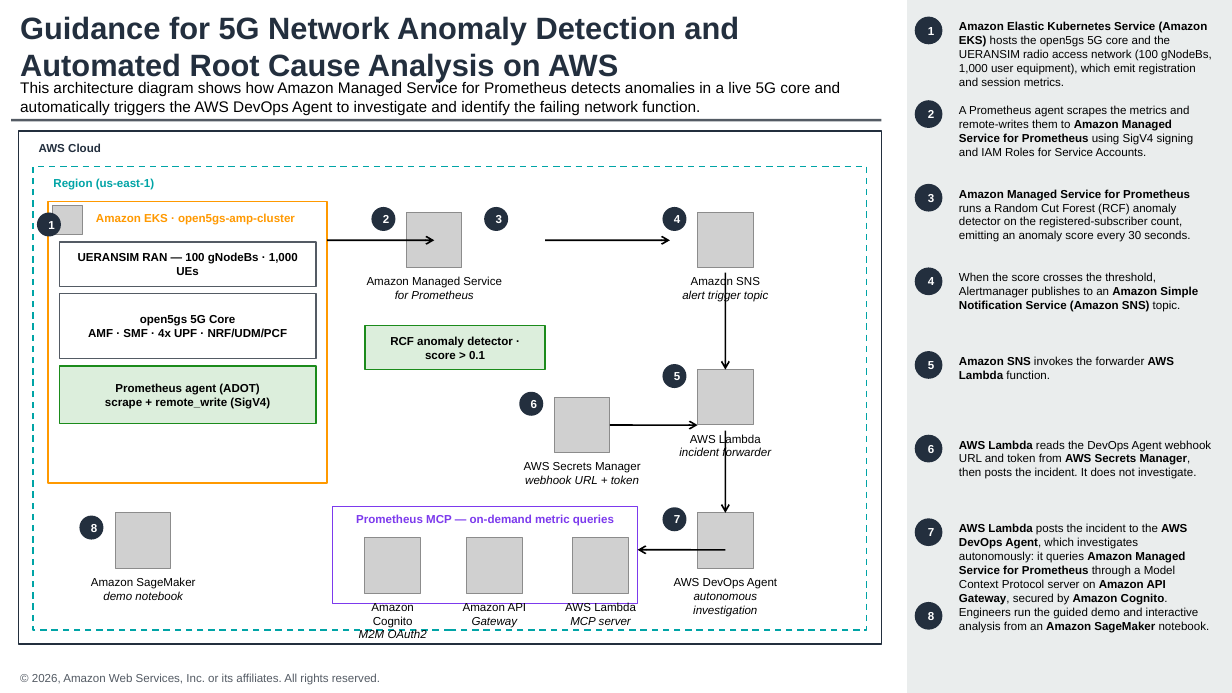
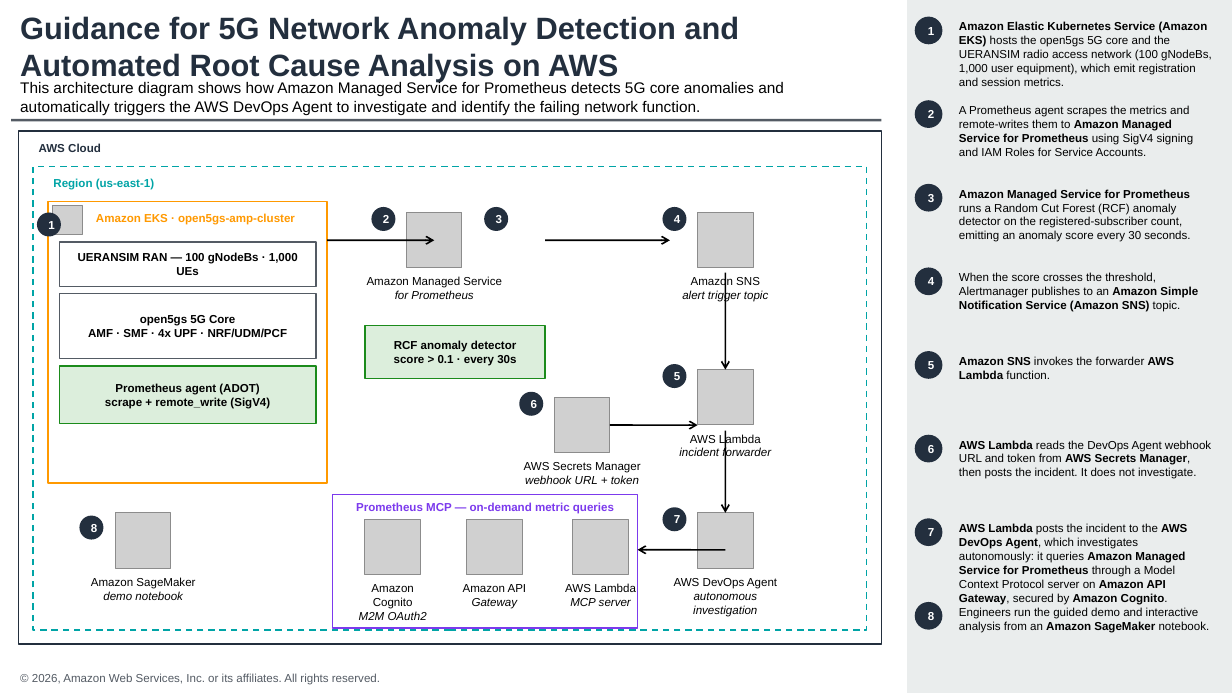
Before and after one commit to aws-solutions-library-samples/guidance-for-ai-powered-devops-agent-for-prometheus-anomaly-detection, a slide deck: slide 1 of docs/diagrams/5g-rcf-architecture-guidance.pptx. Drawn at 1232x693 pixels with LibreOffice and Linux fonts; fonts in the diff are those of the drawing; grey boxes stand for pictures. Boxes give left, top, right and bottom in pixels: in the first picture for what was removed or moved away, otherwise in the second. Text is boxed around its words. In the diff, an @@ line names an element or a change of style, - is before the commit and + after.

Commit message:
RA: fix SVG/PPTX drift, MCP box overflow, SVG font units; align README steps
Visual review of the rendered RA caught four problems the structural checks missed:
- The SVG/PNG (what the README shows) had drifted from the compliant PPTX and still
  carried a STALE 'RCA trigger topic' label plus the old Cognito/Lambda line breaks,
  upper-left MCP group label and non-italic sub-labels. The SVG generator is now a
  direct mirror of the PPTX (same coordinates, labels, fonts, colours) so they cannot
  diverge again.
- The Prometheus MCP group box was too short: its icon labels rendered BELOW the box
  (labels ended 6.86", box ended 6.53"). Group is now 5.35-6.80", labels inside,
  still within the Region box (6.82").
- SVG font-size is in px, so '11.5' was 8.6pt - under the checklist's 9pt floor, and
  the title was 18pt not 24pt. Converted all sizes (px = pt x 96/72): title 32px,
  description 16px, labels/steps/footer 12px.
- Enlarging the fonts pushed the description into the separator line, so it is now
  29 words (still <=35, still opens 'This architecture diagram shows'), and the RCF
  detector box wraps to two lines instead of overflowing.

README 'How it works' renumbered so step N matches RA callout N (previously README
merged the alert+SNS hop into one step and split the Lambda hop, offsetting 4-6).

```diff
--- a/docs/diagrams/5g-rcf-architecture-guidance.pptx
+++ b/docs/diagrams/5g-rcf-architecture-guidance.pptx
@@ text at <box>20,81,784,115</box>: text changed @@
-This architecture diagram shows how Amazon Managed Service for Prometheus detects anomalies in a live 5G core and automatically triggers the AWS DevOps Agent to investigate and identify the failing network function.
+This architecture diagram shows how Amazon Managed Service for Prometheus detects 5G core anomalies and automatically triggers the AWS DevOps Agent to investigate and identify the failing network function.
@@ rectangle "RCF anomaly detector": place and size @@
-rectangle "RCF anomaly detector" at <box>365,325,545,370</box>
+rectangle "RCF anomaly detector" at <box>365,325,545,379</box>
@@ text in rectangle at <box>394,340,517,366</box>: text changed @@
-RCF anomaly detector · score > 0.1
+RCF anomaly detector
+score > 0.1 · every 30s
@@ text "Prometheus MCP — on-demand metric ...": place and size @@
-text "Prometheus MCP — on-demand metric ..." at <box>356,514,614,526</box>
+text "Prometheus MCP — on-demand metric ..." at <box>356,502,614,514</box>
@@ rectangle: place and size @@
-rectangle at <box>333,506,638,604</box>
+rectangle at <box>333,494,638,628</box>
@@ 3 pictures, 3 texts: place and size @@
-3 pictures, 3 texts at <box>359,538,636,638</box>
+3 pictures, 3 texts at <box>359,519,636,620</box>
```
Also in this commit, not shown: 5 other files.
